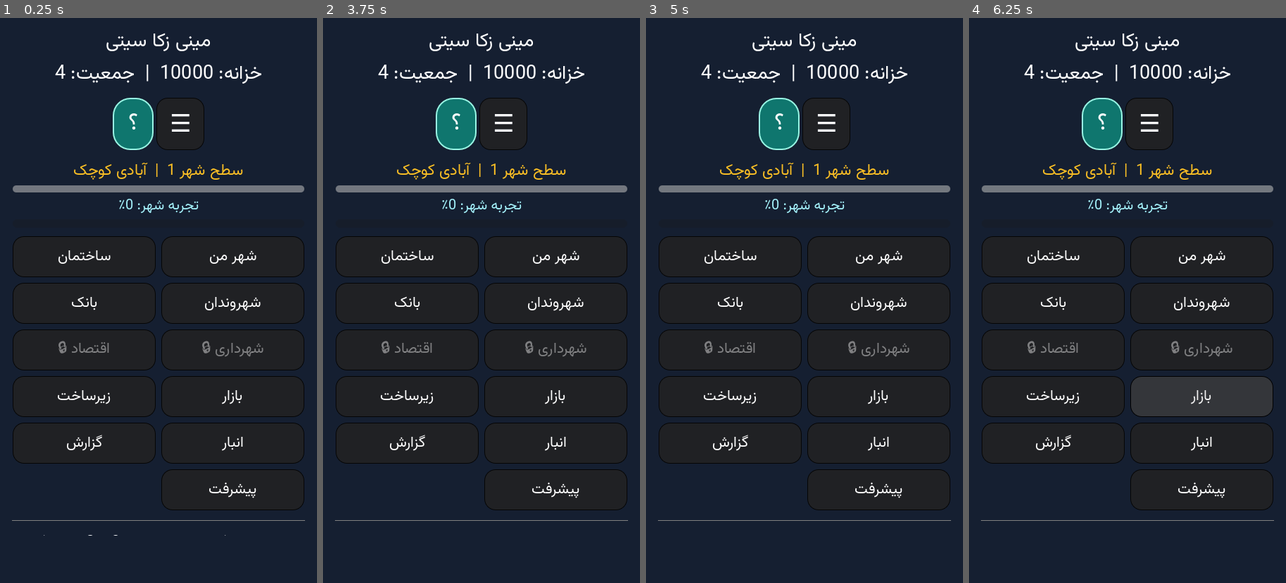
Above: before the commit, frames 1-4 (left to right).
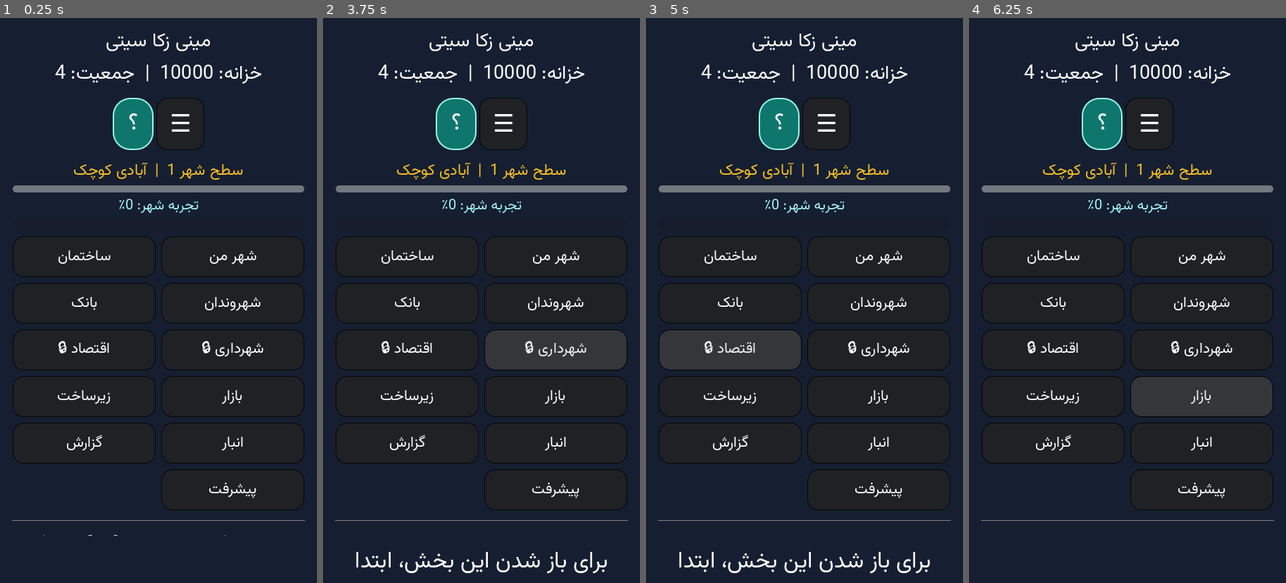
Above: after the commit, the same moments.

Repository: zekainstabot/mini-zeka-city
Game: Godot game, scene res://Main.tscn
The game is run twice, just before and just after one commit, with the same random seed, the same clock (stepped at 60 frames per second) and the same inputs.
Inputs (mouse positions are in pixels of both pictures, inside the frame that each line leads up to):
- Up to frame 1 (0.25 s): no input
- Up to frame 2 (3.75 s): click "شهر من" at 0.5 s; click "ساختمان" at 1.25 s; click "شهروندان" at 2 s; click "بانک" at 2.75 s; click (554, 351) at 3.5 s, where only the run after the commit has a clickable "شهرداری 🔒"
- Up to frame 3 (5 s): click (731, 351) at 4.25 s, where only the run after the commit has a clickable "اقتصاد 🔒"
- Up to frame 4 (6.25 s): click "انبار" at 5 s; click "بازار" at 5.75 s

The runs differ from the first frame. In frame 1, 0.3% of the frame differs, in the area x 18-84%, y 57-60%; in frame 2, 0.9%, in the area x 10-90%, y 57-99%; in frame 3, 0.9%; in frame 4, 0.3%.

Commit message:
Explain unlock requirement when tapping locked city sections

Diff:
--- a/scripts/Main.gd
+++ b/scripts/Main.gd
@@ -805,14 +805,15 @@
 		var b = Button.new()
 		var civic_page_locked = item.p in ["municipality", "private_economy"] and not game.has_municipal_hall()
 		b.text = PersianText.reshaper(nav_title + (" 🔒" if civic_page_locked else ""))
-		b.disabled = civic_page_locked
+		# Keep locked entries tappable so the player can learn how to unlock them.
+		b.disabled = false
 		b.custom_minimum_size = Vector2(0, 64 if compact_layout else 58)
 		b.flat = false
 		_apply_font(b, 17 if compact_layout else 18)
 		b.size_flags_horizontal = Control.SIZE_EXPAND_FILL
 		_style_button(b, true)
 		navigation_buttons.append(b)
-		b.connect("pressed", Callable(self, "show_page").bind(item.p))
+		b.connect("pressed", Callable(self, "_on_navigation_pressed").bind(item.p, b, nav_title))
 		nav_item.add_child(b)
 		nav.add_child(nav_item)
 	var line = HSeparator.new()
@@ -1458,6 +1459,14 @@
 	progress_button.disabled = str(active_page) == "progress"
 	progress_button.pressed.connect(Callable(self, "show_page").bind("progress"))
 	tabs.add_child(progress_button)
+
+func _on_navigation_pressed(page, button, title):
+	var civic_page_locked = page in ["municipality", "private_economy"] and not game.has_municipal_hall()
+	button.text = PersianText.reshaper(str(title) + (" 🔒" if civic_page_locked else ""))
+	if civic_page_locked:
+		_show_message("برای باز شدن این بخش، ابتدا ساختمان شهرداری را بساز و ساخت آن را کامل کن.")
+		return
+	show_page(page)
 
 func show_page(page):
 	var civic_page_locked = page in ["municipality", "private_economy"] and not game.has_municipal_hall()
